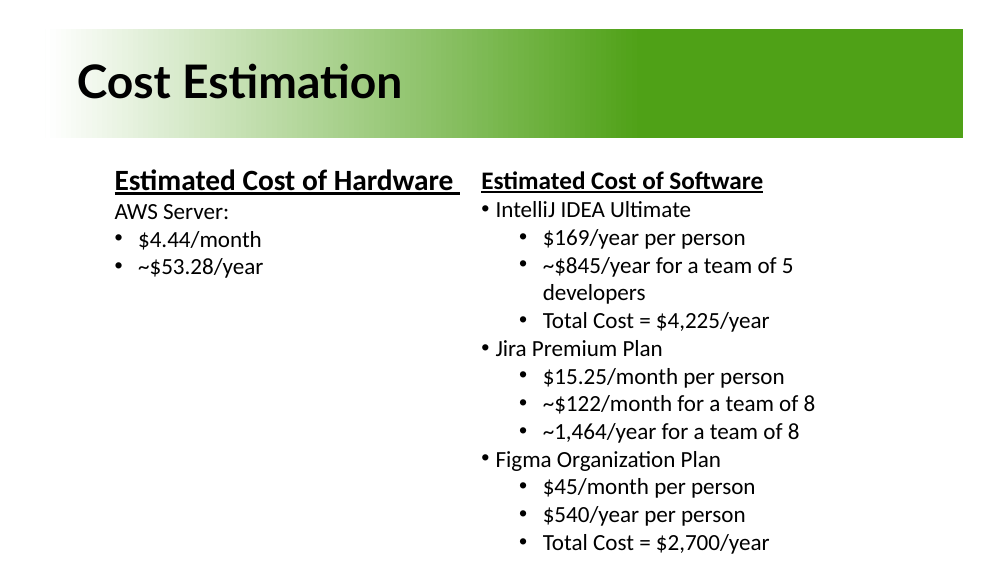
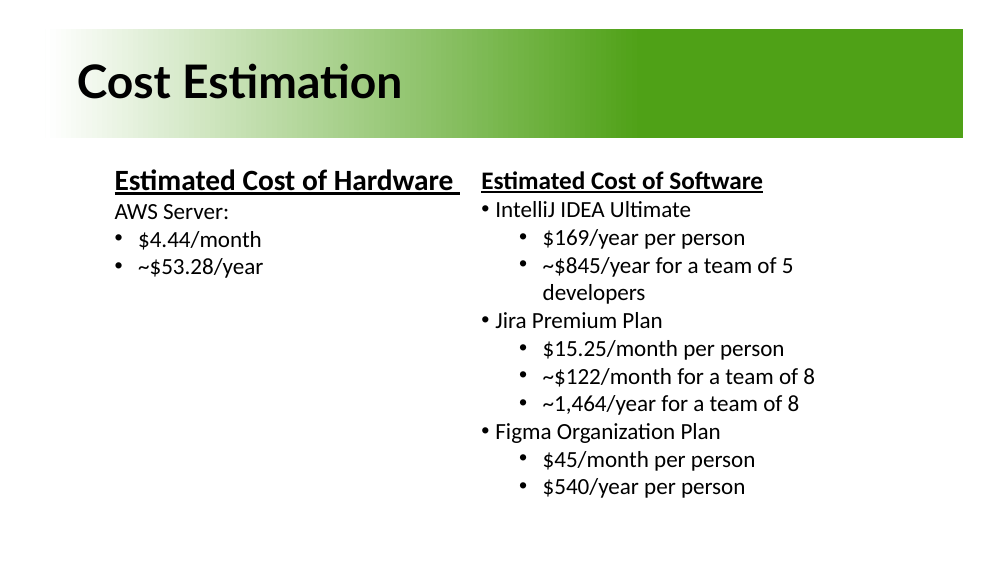
Before and after one commit to emmaxtung/3354-GreenHome, a slide deck: slide 3 of Presentation Slides.pptx. Drawn at 1008x567 pixels with LibreOffice and Linux fonts; fonts in the diff are those of the drawing. Boxes give left, top, right and bottom in pixels: in the first picture for what was removed or moved away, otherwise in the second. Text is boxed around its words. In the diff, an @@ line names an element or a change of style, - is before the commit and + after.

```diff
--- a/Presentation Slides.pptx
+++ b/Presentation Slides.pptx
@@ text at [543,312,770,332]: paragraph removed @@
-  • Total Cost = $4,225/year
@@ text at [543,534,770,554]: paragraph removed @@
-  • Total Cost = $2,700/year
```
Also in this commit, not shown: 2 other slides changed, 1 slide removed, 1 other file.
